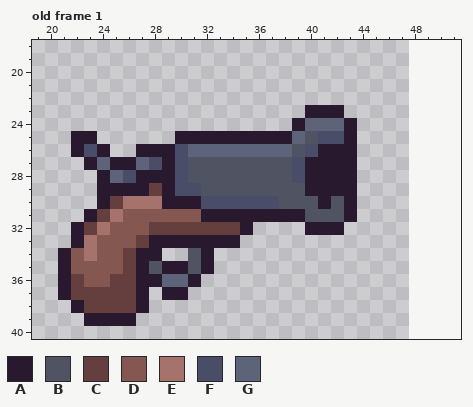
Pixel-art file -- Pirates/Equipment/Primary/Gun.aseprite. The picture above is the old version.
32x32 pixels, 1 frame. Colours within 5 levels of each other are drawn and written as one. Shown: old frame 1: x 19..51, y 18..40. The old version is drawn lined up with the new one, on the new canvas. The commit also changed other frames, which this record leaves out.
Palette (. is transparent): A #28192f  B #505361  C #643f3d  D #845750  E #a6726c  F #494d68  G #5d647a
Pixels before, old frame 1, first column x 21:
23 ...................AAA.
24 ..................AGGGA
25 .AA......AAAAAAAAAGBFFA
26 .AFA..AAAFGGGGGGGGBFAAA
27 ..AGAAGFAFBBBBBBBBFAAAA
28 ...AGFAAAFBBBBBBBBFAAAA
29 ...AAAACAFFBBBBBBBBAAAA
30 ...ACEEEAAAFFFFFFBBBABA
31 ..ACEDDDDDDAAAAAAAABBBA
32 .ACEDDDCCCCCCCA....AAA.
33 .AEDDDCAAAAAAA.........
34 ADEDDCAA..BA...........
35 ADDDDCABAABA...........
36 ACDDCCAAGGA............
37 ACCCCCA.AA.............
38 .ACCCCA................
39 ..AAAA.................
After:
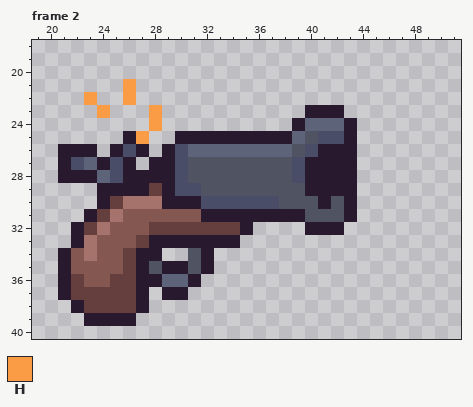
Colours new in this view: H #fa9c46
A new or re-ordered frame is compared with the old frame closest to it.
The edit:
{"change": "canvas 32x32 -> 64x64, the old top-left corner now at 16,16"}
{"change": "frames 1 -> 5"}
{"where": "frame 2 is new; against old frame 1"}
{"frame":2,"y":21,"x":26,"old":".","new":"H"}
{"frame":2,"y":22,"x":23,"old":".","new":"H"}
{"frame":2,"y":22,"x":26,"old":".","new":"H"}
{"frame":2,"y":23,"x":24,"old":".","new":"H"}
{"frame":2,"y":23,"x":28,"old":".","new":"H"}
{"frame":2,"y":24,"x":28,"old":".","new":"H"}
{"frame":2,"y":25,"x":22,"old":"AA","new":".."}
{"frame":2,"y":25,"x":26,"old":"..","new":"AH"}
{"frame":2,"y":26,"x":21,"old":".","new":"A"}
{"frame":2,"y":26,"x":23,"old":"FA..","new":"A.AF"}
{"frame":2,"y":26,"x":28,"old":"A","new":"."}
{"frame":2,"y":27,"x":21,"old":"..AGA","new":"AFGAF"}
{"frame":2,"y":27,"x":27,"old":"GF","new":".A"}
{"frame":2,"y":28,"x":21,"old":"...AGF","new":"AAAGFA"}
{"label":"changed","picture_box":[58,79,162,183]}
